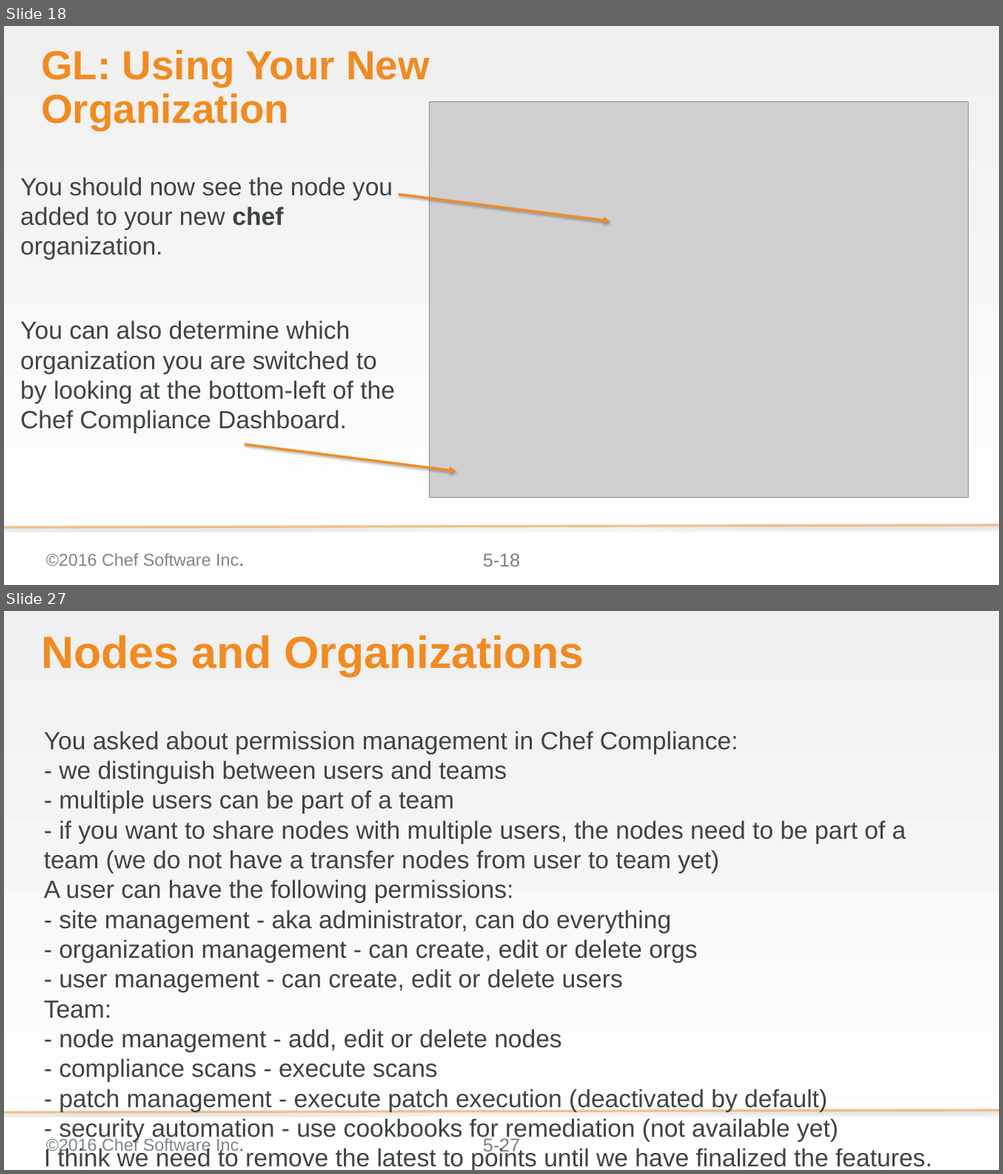
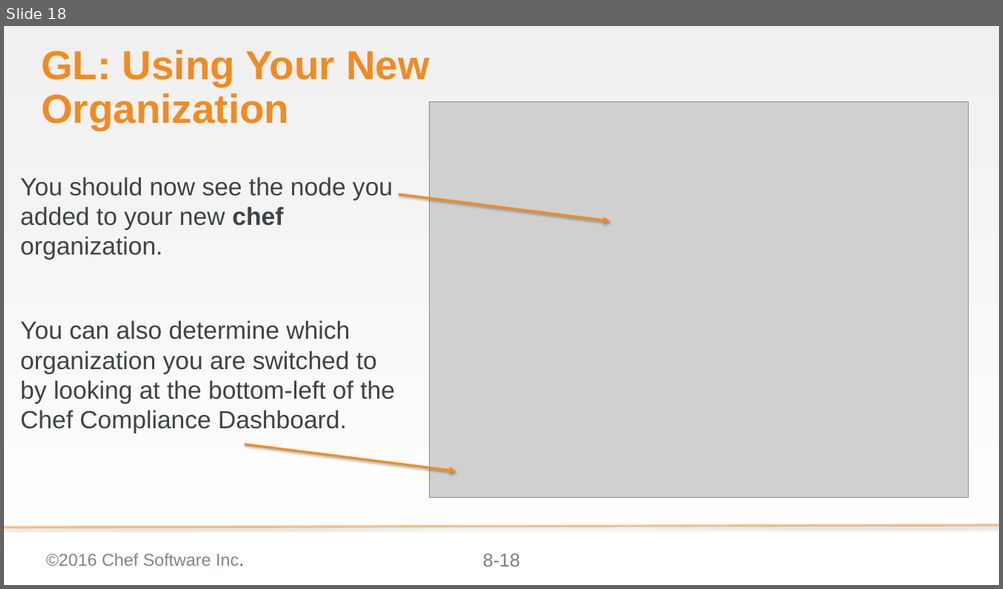
Before and after one commit to bchamby/chef-compliance-installation-configuration-operation, a slide deck: 08-permissions-orgs.pptx. Shown one above the other, each under a label of ours: slides 18 and 27 before the commit, slide 18 after it; the slides between them are not shown. The pictures are 1003x1174 and 1003x589 pixels, drawn with LibreOffice and Linux fonts; fonts in the diff are those of the drawing; grey boxes stand for pictures; background and template pictures are left out. Boxes give left, top, right and bottom in pixels: in the first picture for what was removed or moved away, otherwise in the second. Text is boxed around its words. In the diff, an @@ line names an element or a change of style, - is before the commit and + after.

Commit message:
Finished 08-permissions-orgs.pptx labs still need to write quiz

```diff
--- a/08-permissions-orgs.pptx
+++ b/08-permissions-orgs.pptx
@@ slide 27 removed at [4,611,999,1170], background gradient #F0F0F0 to #FFFFFF; not listed: 3 template elements that a slide beside it also shows @@
@@ title removed at [41,635,584,677] @@
-Nodes and Organizations
@@ text removed at [44,731,932,1170] @@
-You asked about permission management in Chef Compliance:
-- we distinguish between users and teams
-- multiple users can be part of a team
-- if you want to share nodes with multiple users, the nodes need to be part of a team (we do not have a transfer nodes from user to team yet)
-A user can have the following permissions:
-- site management - aka administrator, can do everything
-- organization management - can create, edit or delete orgs
-- user management - can create, edit or delete users
-Team:
-- node management - add, edit or delete nodes
-- compliance scans - execute scans
-- patch management - execute patch execution (deactivated by default)
-- security automation - use cookbooks for remediation (not available yet)
-I think we need to remove the latest to points until we have finalized the features.(edited)
@@ page number at [483,554,520,567]: text changed @@
-5-18
+8-18
```
Also in this commit, not shown: 9 slides changed, 6 slides added, 17 other slides removed.
